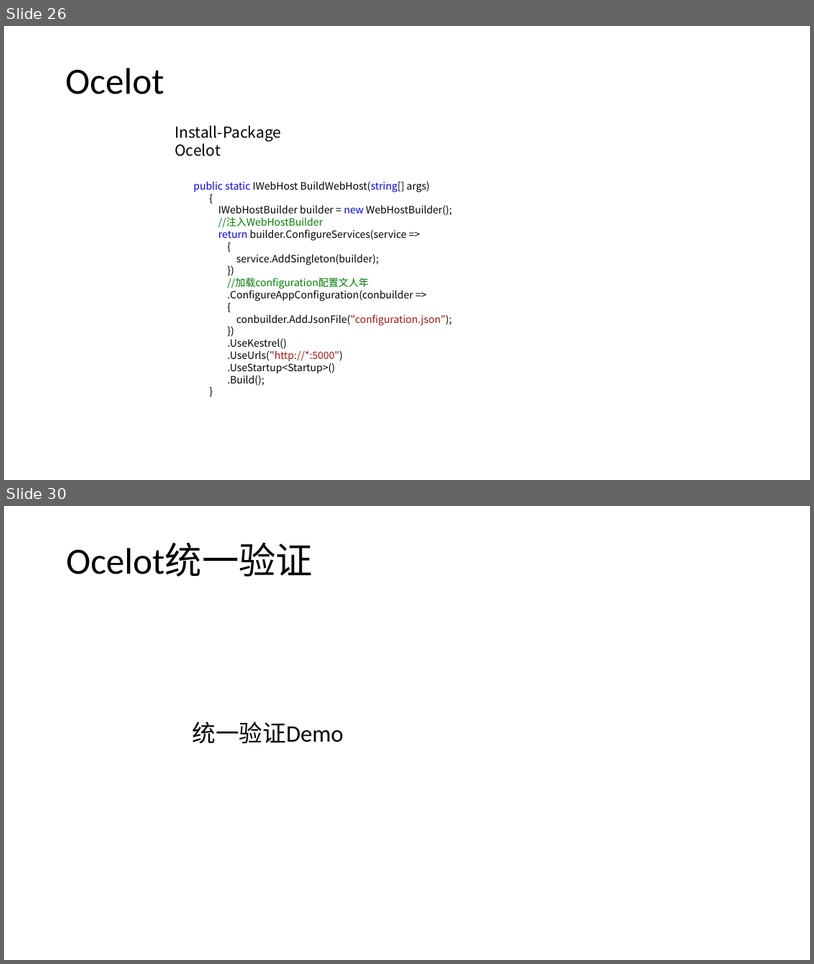
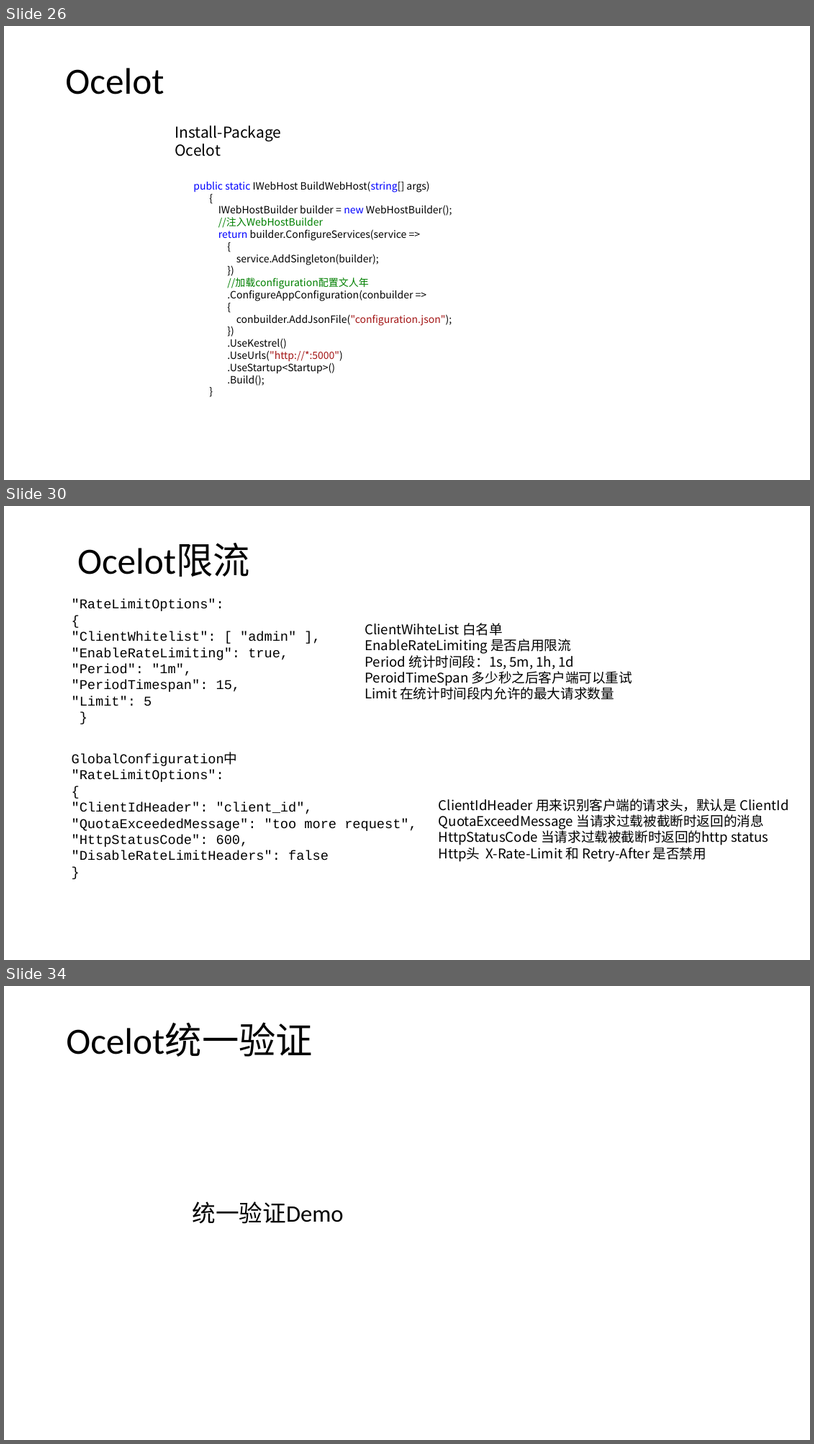
Before and after one commit to axzxs2001/HisMicroserviceSample, a slide deck: HisMicroserviceSample/Doc/基于.net core微服务.pptx. Shown one above the other, each under a label of ours: slides 26 and 30 before the commit, slides 26, 30 and 34 after it; the slides between them are not shown. The pictures are 814x964 and 814x1444 pixels, drawn with LibreOffice and Linux fonts; fonts in the diff are those of the drawing; background and template pictures are left out. Boxes give left, top, right and bottom in pixels: in the first picture for what was removed or moved away, otherwise in the second. Text is boxed around its words. In the diff, an @@ line names an element or a change of style, - is before the commit and + after.

```diff
--- a/HisMicroserviceSample/Doc/基于.net core微服务.pptx
+++ b/HisMicroserviceSample/Doc/基于.net core微服务.pptx
@@ slide 30 added at bbox=[4, 506, 810, 960], background picture (left out) @@
@@ title added at bbox=[77, 543, 250, 577], 44 pt, text #000000 @@
+Ocelot限流
@@ text added at bbox=[72, 599, 296, 706], 16 pt, text #000000 @@
+"RateLimitOptions":
+{
+"ClientWhitelist": [ "admin" ],
+"EnableRateLimiting": true,
+"Period": "1m",
+"PeriodTimespan": 15,
+"Limit": 5
+}
@@ text added at bbox=[365, 623, 633, 700], 16 pt, text #000000 @@
+ClientWihteList 白名单
+EnableRateLimiting 是否启用限流
+Period 统计时间段：1s, 5m, 1h, 1d
+PeroidTimeSpan 多少秒之后客户端可以重试
+Limit 在统计时间段内允许的最大请求数量
@@ text added at bbox=[72, 754, 417, 860], 16 pt, text #000000 @@
+GlobalConfiguration中
+"RateLimitOptions":
+{
+"ClientIdHeader": "client_id",
+"QuotaExceededMessage": "too more request",
+"HttpStatusCode": 600,
+"DisableRateLimitHeaders": false
+}
@@ text added at bbox=[439, 798, 790, 862], 16 pt, text #000000 @@
+ClientIdHeader 用来识别客户端的请求头，默认是 ClientId
+QuotaExceedMessage 当请求过载被截断时返回的消息
+HttpStatusCode 当请求过载被截断时返回的http status
+Http头 X-Rate-Limit 和 Retry-After 是否禁用
@@ what was slide 30 is now slide 34 @@
```
Also in this commit, not shown: 3 slides changed, 3 other slides added, 1 slide removed, 4 other files.
